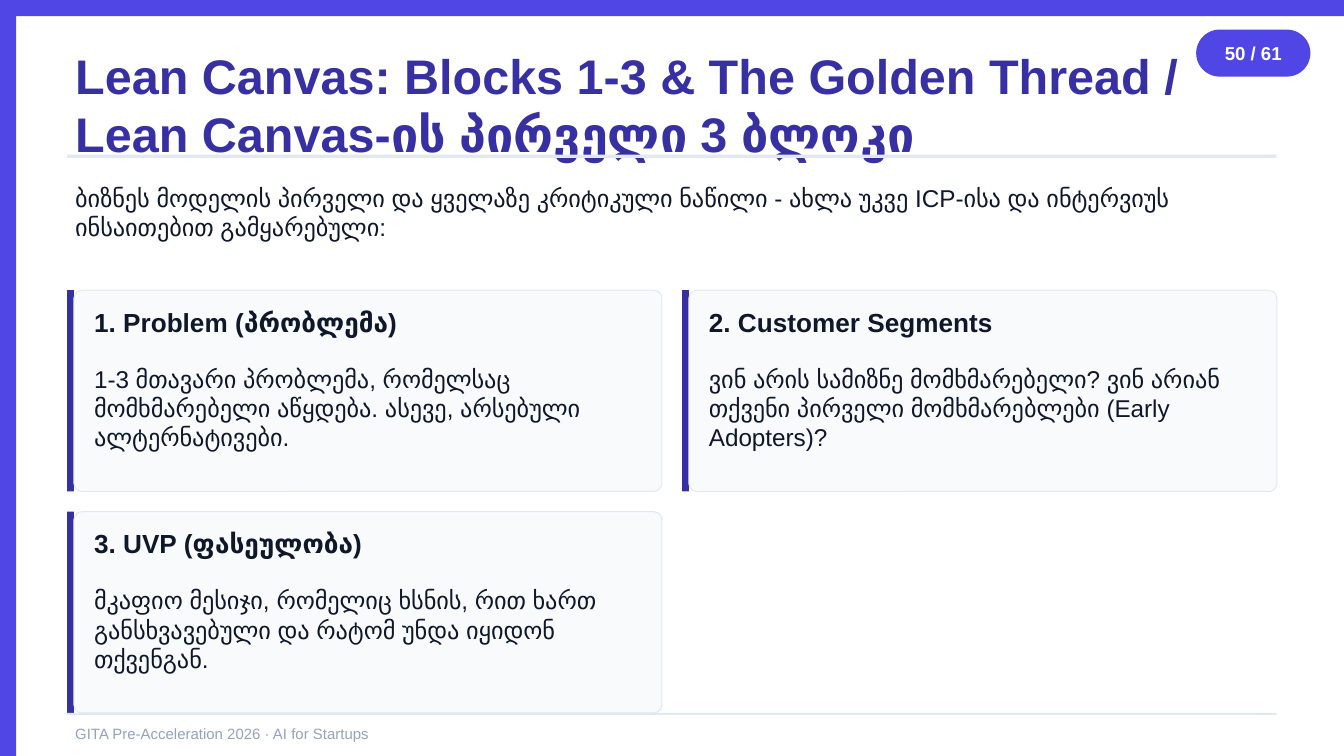
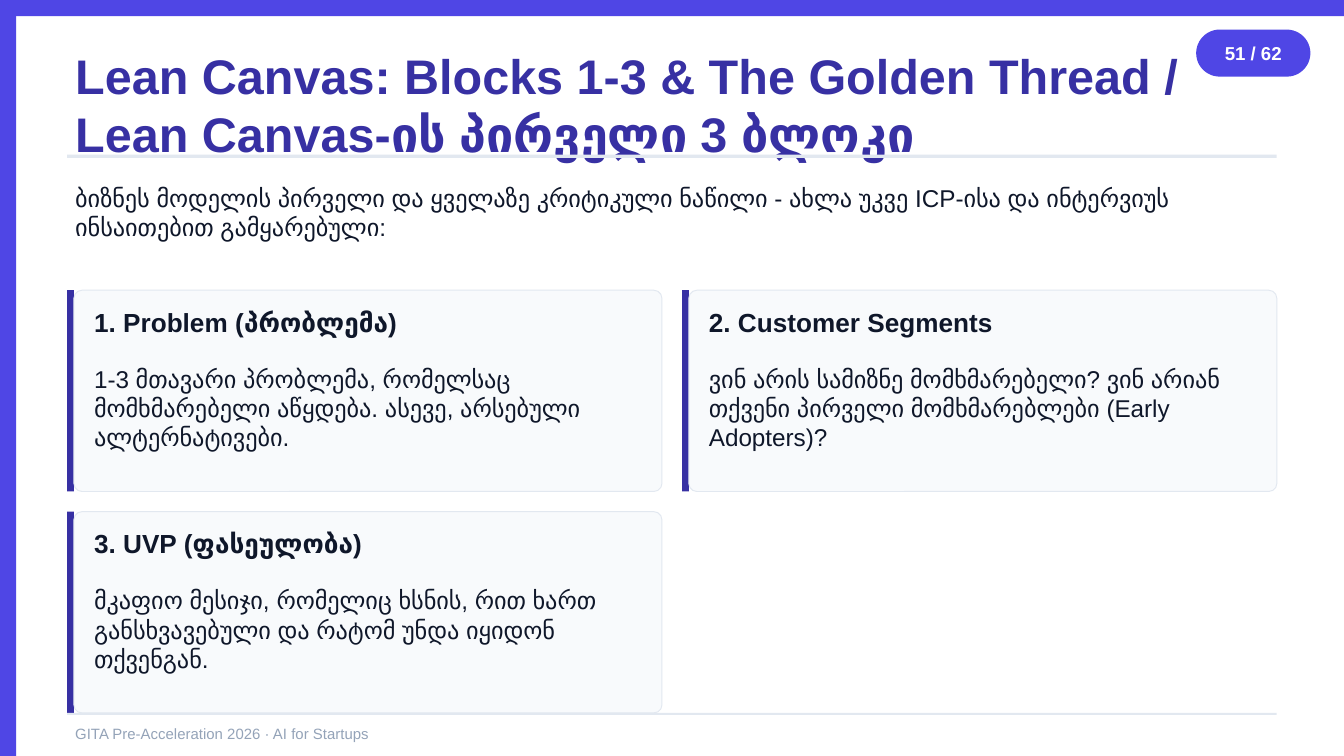
Before and after one commit to basilaia123/ai2026, a slide deck: slide 51 of GITA/Pre-Acceleration/2026-5h-AI-for-Startups/day1-slides.pptx (slide 50 before the commit). Drawn at 1344x756 pixels with LibreOffice and Linux fonts; fonts in the diff are those of the drawing. Boxes give left, top, right and bottom in pixels: in the first picture for what was removed or moved away, otherwise in the second. Text is boxed around its words. In the diff, an @@ line names an element or a change of style, - is before the commit and + after.

```diff
--- a/GITA/Pre-Acceleration/2026-5h-AI-for-Startups/day1-slides.pptx
+++ b/GITA/Pre-Acceleration/2026-5h-AI-for-Startups/day1-slides.pptx
@@ text in rounded rectangle at (x1=1225, y1=47, x2=1282, y2=60): text changed @@
-50 / 61
+51 / 62
```
Also in this commit, not shown: 59 other slides changed, 1 slide added, 4 other files.
